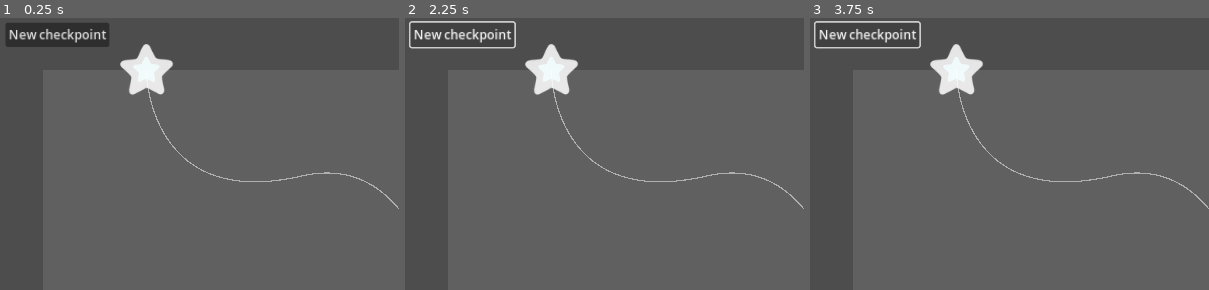
Above: before the commit, frames 1-3 (left to right).
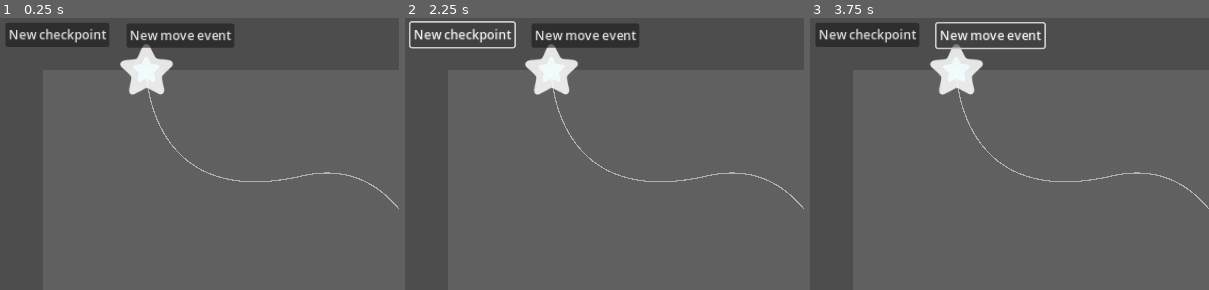
Above: after the commit, the same moments.

Repository: Punjidixie/Project-Prelude-Editor
Game: Godot game, scene res://main/main.tscn
Two runs of this game, one before a commit and one after it. Both use one fixed random seed, a clock stepped at 60 frames per second and the inputs below.
Inputs (mouse positions are % of the whole screen's width and height, from its top left):
- Up to frame 1 (0.25 s): no input
- Up to frame 2 (2.25 s): click (86, 8) at 0.52 s; type "12" at 0.6 s; click (86, 14) at 0.75 s; type "12" at 0.83 s; click "Move all" at 1.25 s; click "New checkpoint" at 2 s
- Up to frame 3 (3.75 s): click "New checkpoint" at 2.75 s; click "New checkpoint" (after the commit: "New move event") at 3.5 s
The pictures show only the part of the screen within x 0-50%, y 0-50%; the shares and areas given below are measured in that part.

The runs differ from the first frame. In frame 1, 2.0% of the frame differs, in the area x 31-59%, y 2-12%; in frame 2, 2.0%; in frame 3, 1.4%.
Error before the commit: Invalid call. Nonexistent function 'add_temporary_checkpoint' in base 'Nil'. (res://main/add_checkpoint_button.gd:9)
Error after the commit: Invalid call. Nonexistent function 'add_temporary_checkpoint' in base 'Nil'. (res://ui/add_checkpoint_button.gd:9)

Commit message:
support info box reordering

Diff:
--- /dev/null
+++ b/main/add_move_event_checkpoint.gd
@@ -0,0 +1,9 @@
+extends Button
+
+# Called when the node enters the scene tree for the first time.
+func _ready():
+	pressed.connect(on_pressed)
+
+func on_pressed():
+	var event = ScenePreloader.move_event.instantiate()
+	GlobalManager.selected_note.add_event(event)
--- a/main/main.tscn
+++ b/main/main.tscn
@@ -6,8 +6,8 @@
 [ext_resource type="Script" path="res://notes/note.gd" id="2_lkwxi"]
 [ext_resource type="Texture2D" uid="uid://pc1xdwlau3fa" path="res://assets/star.png" id="2_ypqv5"]
 [ext_resource type="PackedScene" uid="uid://6xa2kl78865d" path="res://notes/note_checkpoint.tscn" id="3_q76ka"]
+[ext_resource type="PackedScene" uid="uid://diyjao2akicpk" path="res://notes/note_events/move_event.tscn" id="5_fimjw"]
 [ext_resource type="Script" path="res://notes/note_events/appear_event.gd" id="5_s85vc"]
-[ext_resource type="Script" path="res://notes/note_events/move_event.gd" id="5_vyj42"]
 [ext_resource type="Script" path="res://notes/note_events/end_event.gd" id="6_klw7q"]
 [ext_resource type="LabelSettings" uid="uid://bxw6tca3riwts" path="res://text_resources/infobox_text.tres" id="9_hav3n"]
 [ext_resource type="Script" path="res://ui/top_info_box.gd" id="10_0fada"]
@@ -15,14 +15,8 @@
 [ext_resource type="Script" path="res://ui/time_text.gd" id="10_u0ths"]
 [ext_resource type="Script" path="res://ui/ui_controller.gd" id="14_bthse"]
 [ext_resource type="Script" path="res://ui/move_all_marker.gd" id="15_3rhpp"]
-[ext_resource type="Script" path="res://main/add_checkpoint_button.gd" id="16_ccpcj"]
-
-[sub_resource type="Curve2D" id="Curve2D_gaqnd"]
-bake_interval = 1.0
-_data = {
-"points": PackedVector2Array(0, 0, 0, 0, 20, 100, -30, -10, 30, 10, 50, 70, 0, 0, 0, 0, 80, 0)
-}
-point_count = 3
+[ext_resource type="Script" path="res://ui/add_checkpoint_button.gd" id="16_ccpcj"]
+[ext_resource type="Script" path="res://main/add_move_event_checkpoint.gd" id="17_8s8e5"]
 
 [sub_resource type="Curve2D" id="Curve2D_acccc"]
 _data = {
@@ -61,24 +55,16 @@
 [node name="AppearEvent" type="Node" parent="Notes/Note/NoteEvents" node_paths=PackedStringArray("start_checkpoint")]
 script = ExtResource("5_s85vc")
 start_checkpoint = NodePath("../../Checkpoints/StartCheckpoint")
-
-[node name="MoveEvent" type="Node" parent="Notes/Note/NoteEvents" node_paths=PackedStringArray("start_checkpoint", "destination_checkpoint", "visual_curve", "path_points")]
-script = ExtResource("5_vyj42")
-path = SubResource("Curve2D_gaqnd")
+event_name = "Appear Event"
+
+[node name="MoveEvent" parent="Notes/Note/NoteEvents" node_paths=PackedStringArray("start_checkpoint", "destination_checkpoint") instance=ExtResource("5_fimjw")]
 start_checkpoint = NodePath("../../Checkpoints/StartCheckpoint")
 destination_checkpoint = NodePath("../../Checkpoints/EndCheckpoint")
-visual_curve = NodePath("WorldLine")
-path_points = NodePath("PathPoints")
-start_time = 1.0
-
-[node name="WorldLine" type="Line2D" parent="Notes/Note/NoteEvents/MoveEvent"]
-
-[node name="PathPoints" type="Node" parent="Notes/Note/NoteEvents/MoveEvent"]
 
 [node name="EndEvent" type="Node" parent="Notes/Note/NoteEvents" node_paths=PackedStringArray("end_checkpoint")]
 script = ExtResource("6_klw7q")
 end_checkpoint = NodePath("../../Checkpoints/EndCheckpoint")
-event_type = 3
+event_name = "End Event"
 
 [node name="NoteBody" type="Node2D" parent="Notes/Note"]
 script = ExtResource("2_g6me1")
@@ -104,7 +90,7 @@
 grow_vertical = 2
 mouse_filter = 2
 
-[node name="NoteInfoUI" type="ScrollContainer" parent="CanvasLayer/Control" node_paths=PackedStringArray("checkpoint_container", "event_container", "top_info_box", "sample_note")]
+[node name="NoteInfoUI" type="ScrollContainer" parent="CanvasLayer/Control" node_paths=PackedStringArray("checkpoint_container", "event_container", "top_info_box")]
 layout_mode = 1
 anchors_preset = 11
 anchor_left = 1.0
@@ -119,7 +105,6 @@
 checkpoint_container = NodePath("NoteInfo/Checkpoints/VBoxContainer")
 event_container = NodePath("NoteInfo/Events/VBoxContainer")
 top_info_box = NodePath("NoteInfo/TopInfo/TopInfoBox")
-sample_note = NodePath("../../../Notes/Note")
 
 [node name="NoteInfo" type="VBoxContainer" parent="CanvasLayer/Control/NoteInfoUI"]
 layout_mode = 2
@@ -316,7 +301,7 @@
 text = "Move all"
 script = ExtResource("15_3rhpp")
 
-[node name="Button" type="Button" parent="CanvasLayer/Control"]
+[node name="NewCheckpoint" type="Button" parent="CanvasLayer/Control"]
 layout_mode = 1
 offset_left = 7.0
 offset_top = 6.0
@@ -325,6 +310,15 @@
 text = "New checkpoint"
 script = ExtResource("16_ccpcj")
 
+[node name="NewMoveEvent" type="Button" parent="CanvasLayer/Control"]
+layout_mode = 1
+offset_left = 162.0
+offset_top = 7.0
+offset_right = 295.0
+offset_bottom = 38.0
+text = "New move event"
+script = ExtResource("17_8s8e5")
+
 [connection signal="drag_ended" from="CanvasLayer/Control/TimeSlider" to="CanvasLayer/Control/TimeSlider" method="_on_drag_ended"]
 [connection signal="drag_started" from="CanvasLayer/Control/TimeSlider" to="CanvasLayer/Control/TimeSlider" method="_on_drag_started"]
 [connection signal="value_changed" from="CanvasLayer/Control/TimeSlider" to="CanvasLayer/Control/TimeSlider" method="_on_value_changed"]
--- a/notes/note.gd
+++ b/notes/note.gd
@@ -18,7 +18,6 @@
 func _ready():
 	SignalManager.on_time_auto_updated.connect(on_time_updated)
 	SignalManager.on_time_manual_updated.connect(on_time_updated)
-	SignalManager.move_all_by.connect(on_move_all)
 
 	initialize_connections()
 
@@ -32,8 +31,7 @@
 	# Checkpoints are only there to be used by events.
 	# Checkpoint changes will be picked up by events, and events will update accordingly then emit signals.
 	# checkpoint.on_checkpoint_updated.connect(on_checkpoint_updated)
-
-	checkpoint.on_checkpoint_clicked.connect(on_checkpoint_clicked)
+	checkpoint.note = self
 
 func connect_event(event: NoteEvent):
 	event.on_event_updated.connect(on_event_updated)
@@ -64,35 +62,54 @@
 	update()
 
 func on_checkpoint_clicked():
-	SignalManager.on_note_selected.emit(self) # Tell the UI manager to spawn UIs
-	GlobalManager.selected_note = self
+	if GlobalManager.selected_note != self:
+		SignalManager.on_note_selected.emit(self) # Tell the UI manager to spawn UIs
+		GlobalManager.selected_note = self
 
-# Called from the add checkpoint button. Provide a place for the checkpoint to rent.
-func add_temporary_checkpoint(checkpoint: NoteCheckpoint):
-	checkpoints_container.add_child(checkpoint)
-	checkpoint.go_creation_mode() # Can now go creation mode, as _ready() has been called over there.
-
-func add_checkpoint(checkpoint: NoteCheckpoint):
-	checkpoint.go_regular_mode()
-	name_all_checkpoints()
-	SignalManager.on_note_selected.emit(self) # Tell the UI manager to respawn UIs
-	connect_checkpoint(checkpoint)
-
-func on_move_all(amount: Vector2):
+# Called from a checkpoint when it moves
+func move_all(amount: Vector2):
 	var checkpoints = get_note_checkpoints()
 	var events = get_note_events()
 	for checkpoint: NoteCheckpoint in checkpoints: checkpoint.move_by(amount)
 	for event: NoteEvent in events: event.move_by(amount)
 	update()
 
+# Called from the add checkpoint button. Provide a place for the checkpoint to rent.
+func add_temporary_checkpoint(checkpoint: NoteCheckpoint):
+	connect_checkpoint(checkpoint)
+	checkpoints_container.add_child(checkpoint)
+	checkpoint.go_creation_mode() # Can now go creation mode, as _ready() has been called over there.
+
+func add_checkpoint(checkpoint: NoteCheckpoint):
+	checkpoint.go_regular_mode()
+
+	# Add info box
+	var new_info_box = checkpoint.get_and_initialize_info_box()
+	SignalManager.on_new_checkpoint_info_box_added.emit(new_info_box)
+
+	name_all_checkpoints() # Will emit reordering too
+
+func add_event(event: MoveEvent):
+	connect_event(event)
+	note_events_container.add_child(event)
+
+	# Add info box
+	var new_info_box = event.get_and_initialize_info_box()
+	SignalManager.on_new_event_info_box_added.emit(new_info_box)
+	SignalManager.on_event_info_boxes_need_reordering.emit()
+
+# Rename and reorder info boxes
 func name_all_checkpoints():
 	var checkpoints = get_note_checkpoints()
 	for i in range(checkpoints.size()):
 		var checkpoint: NoteCheckpoint = checkpoints[i]
 		if checkpoint.checkpoint_name != "Start" and checkpoint.checkpoint_name != "End":
-			checkpoint.checkpoint_name = "Checkpoint %s" % i
-			print(checkpoint.checkpoint_name)
+			checkpoint.rename("Checkpoint %s" % i) # Will emit the info box update signal too
 
+	# Emit here rather than from the info boxes so it gets emitted only once.
+	SignalManager.on_checkpoint_info_boxes_need_reordering.emit()
+
+### UTILITY FUNCTIONS BELOW ###
 
 func get_event_at_time(time: float):
 	var local_time = time - start_time
--- a/notes/note_checkpoint.gd
+++ b/notes/note_checkpoint.gd
@@ -14,6 +14,7 @@
 
 signal on_checkpoint_clicked()
 
+
 # Local time
 @export var target_time : float
 @export var checkpoint_name : String
@@ -23,6 +24,8 @@
 var following_mouse = false
 var mouse_in = false # to be able to start following mouse
 var drag_position : Vector2
+
+var note: Note
 
 func _ready():
 	super._ready()
@@ -35,12 +38,12 @@
 
 	go_regular_mode()
 
-# Creation mode: following mouse waiting for being added to the note
+# Creation mode: following the cursor, waiting to be added to the note
 func go_creation_mode():
 	drag_detector.process_mode = Node.PROCESS_MODE_DISABLED
 	mouse_follower.process_mode = Node.PROCESS_MODE_INHERIT
 
-# Regular mode: editor
+# Regular mode: editor, ready to be dragged
 func go_regular_mode():
 	drag_detector.process_mode = Node.PROCESS_MODE_INHERIT
 	mouse_follower.process_mode = Node.PROCESS_MODE_DISABLED
@@ -54,51 +57,59 @@
 # Change 1 : Called from info box when it changes
 func load_info_from_info_box(info_box : CheckpointInfoBox) -> void:
 	var new_play_position = Vector2(float(info_box.x_input_box.text), float(info_box.y_input_box.text))
-	set_play_position(new_play_position)
+	var delta_play_position = new_play_position - play_position
+	var time = float(info_box.time_input_box.text) # Cache here first, because move_all will change it
 
-	target_time = float(info_box.time_input_box.text)
-	on_checkpoint_updated.emit()
+	# Dealing with position
+	if GlobalManager.move_all == true:
+		# Move everything
+		note.move_all(delta_play_position)
+	else:
+		# Move self
+		set_play_position(play_position + delta_play_position)
+
+	target_time = time
+	note.name_all_checkpoints() # Because the time order might have changed.
+	on_checkpoint_updated.emit() # Required for !move_all. For move_all, time and name might have changed anyway.
 
 # Change 2 : Called from being dragged from its sprite
 func on_dragged(amount: Vector2):
+	var delta_play_position = PlayAreaUtils.get_delta_play_position(amount)
 	if GlobalManager.move_all == true:
-		# Move self, then tell the note to move everything except self by the same amount
-		#set_world_position(position + amount)
-		SignalManager.move_all_by.emit(PlayAreaUtils.get_delta_play_position(amount))
+		# Move everything
+		note.move_all(delta_play_position)
 	else:
 		# Move self and tell related events
-		set_world_position(position + amount)
+		set_play_position(play_position + delta_play_position)
 		on_checkpoint_updated.emit()
+		on_checkpoint_ui_needs_update.emit()
 
+# Called from note.move_all() when another checkpoint changes (and move_all is active)
+func move_by(delta_position: Vector2) -> void:
+	set_play_position(play_position + delta_position)
+	# No need to emit checkpoint_updated. Connected events will move by the same amount.
 	on_checkpoint_ui_needs_update.emit()
 
-# Change 3 : Called from note when note UI changes (only end checkpoints)
+# Change 3 : Called from note when note's top UI changes (only end checkpoints)
 func load_time_from_note(new_time: float) -> void:
 	target_time = new_time
 	on_checkpoint_updated.emit()
 	on_checkpoint_ui_needs_update.emit()
 
-# Change 4: Called from note when another checkpoint changes (and move_all is active)
-func move_by(delta_position: Vector2) -> void:
-	set_play_position(play_position + delta_position)
-
-	# No need to emit checkpoint_updated. Connected events will move by the same amount.
-	on_checkpoint_ui_needs_update.emit()
-
-# Change 5: Called from mouse follower.
+# Change 4: Called from mouse follower.
 func waiting_move_by(amount: Vector2) -> void:
 	set_world_position(position + amount)
 
 func rename(new_name: String) -> void:
 	checkpoint_name = new_name
-	#on_checkpoint_updated.emit() # Names are significant too
+	on_checkpoint_ui_needs_update.emit() # UI needs to know about the name change.
 
 # Connected to the drag detector
 func on_clicked():
-	on_checkpoint_clicked.emit()
+	note.on_checkpoint_clicked()
 
 func on_creation_confirmed():
-	GlobalManager.selected_note.add_checkpoint(self)
+	note.add_checkpoint(self)
 	go_regular_mode()
 
 func on_creation_cancelled():
--- a/notes/note_events/appear_event.gd
+++ b/notes/note_events/appear_event.gd
@@ -16,6 +16,7 @@
 	info_box.initialize(self)
 	return info_box
 
+# Unused. AppearEventInfoBox is not editable.
 func load_info_from_info_box(info_box: EventInfoBox):
 	var appear_info_box := info_box as AppearEventInfoBox
 	start_time = float(appear_info_box.time_label.text)
--- a/notes/note_events/end_event.gd
+++ b/notes/note_events/end_event.gd
@@ -16,6 +16,7 @@
 	info_box.initialize(self)
 	return info_box
 
+# Unused. EndEventInfoBox is not editable.
 func load_info_from_info_box(info_box: EventInfoBox):
 	var end_info_box := info_box as EndEventInfoBox
 	start_time = float(end_info_box.time_label.text)
--- a/notes/note_events/move_event.gd
+++ b/notes/note_events/move_event.gd
@@ -85,10 +85,12 @@
 	redraw_curve()
 
 func connect_start_checkpoint():
-	start_checkpoint.on_checkpoint_updated.connect(on_start_checkpoint_updated)
+	if is_instance_valid(start_checkpoint):
+		start_checkpoint.on_checkpoint_updated.connect(on_start_checkpoint_updated)
 
 func connect_destination_checkpoint():
-	destination_checkpoint.on_checkpoint_updated.connect(on_destination_checkpoint_updated)
+	if is_instance_valid(destination_checkpoint):
+		destination_checkpoint.on_checkpoint_updated.connect(on_destination_checkpoint_updated)
 
 func disconnect_start_checkpoint():
 	start_checkpoint.on_checkpoint_updated.disconnect(on_start_checkpoint_updated)
--- /dev/null
+++ b/notes/note_events/move_event.tscn
@@ -0,0 +1,23 @@
+[gd_scene load_steps=3 format=3 uid="uid://diyjao2akicpk"]
+
+[ext_resource type="Script" path="res://notes/note_events/move_event.gd" id="1_m5eqg"]
+
+[sub_resource type="Curve2D" id="Curve2D_meiol"]
+resource_local_to_scene = true
+bake_interval = 1.0
+_data = {
+"points": PackedVector2Array(0, 0, 0, 0, 20, 100, -30, -10, 30, 10, 50, 70, 0, 0, 0, 0, 80, 0)
+}
+point_count = 3
+
+[node name="MoveEvent" type="Node" node_paths=PackedStringArray("visual_curve", "path_points")]
+script = ExtResource("1_m5eqg")
+path = SubResource("Curve2D_meiol")
+visual_curve = NodePath("WorldLine")
+path_points = NodePath("PathPoints")
+start_time = 1.0
+event_name = "Move Event"
+
+[node name="WorldLine" type="Line2D" parent="."]
+
+[node name="PathPoints" type="Node" parent="."]
--- a/notes/note_events/note_event.gd
+++ b/notes/note_events/note_event.gd
@@ -2,11 +2,11 @@
 
 class_name NoteEvent
 
-enum EVENT_TYPE { MOVE, APPEAR, FINAL_MOVE, END }
+
 
 # Local time
-@export var start_time : float
-@export var event_type = EVENT_TYPE.APPEAR
+@export var start_time: float
+@export var event_name: String
 
 signal on_event_updated(e: NoteEvent)
 signal on_event_ui_needs_update()
--- a/singletons/godot_utils.gd
+++ b/singletons/godot_utils.gd
@@ -4,3 +4,9 @@
 	for child in node.get_children():
 		node.remove_child(child)
 		child.queue_free
+
+func sort_children(node: Node, sorting_func: Callable):
+	var children = node.get_children()
+	children.sort_custom(sorting_func)
+	for child in children: node.remove_child(child)
+	for child in children: node.add_child(child)
--- a/singletons/scene_preloader.gd
+++ b/singletons/scene_preloader.gd
@@ -9,4 +9,5 @@
 const end_event_info_box = preload("res://ui/event_info_boxes/end_event_info_box.tscn")
 
 const note_checkpoint = preload("res://notes/note_checkpoint.tscn")
+const move_event = preload("res://notes/note_events/move_event.tscn")
 const path_point = preload("res://notes/note_events/path_points/path_point.tscn")
--- a/singletons/signal_manager.gd
+++ b/singletons/signal_manager.gd
@@ -8,6 +8,10 @@
 signal on_pause_button_pressed()
 
 signal on_note_selected(note: Note)
+
+signal on_new_checkpoint_info_box_added(info_box: CheckpointInfoBox)
+signal on_checkpoint_info_boxes_need_reordering()
+signal on_new_event_info_box_added(info_box: EventInfoBox)
+signal on_event_info_boxes_need_reordering()
+
 signal on_top_ui_needs_update()
-
-signal move_all_by(amount: Vector2)
--- a/singletons/sorting_functions.gd
+++ b/singletons/sorting_functions.gd
@@ -1,7 +1,18 @@
 extends Node
 
-func compare_note_checkpoints(a, b):
-		return a.target_time < b.target_time
+func compare_note_checkpoints(a: NoteCheckpoint, b: NoteCheckpoint):
+	if a.target_time == b.target_time:
+		if a.checkpoint_name == "Start": return true
+		elif a.checkpoint_name == "End": return false
+		else: return false
 
-func compare_note_events(a, b):
-		return a.start_time < b.start_time
+	return a.target_time < b.target_time
+
+func compare_note_events(a: NoteEvent, b: NoteEvent):
+	return a.start_time < b.start_time
+
+func compare_note_checkpoint_info_boxes(a: CheckpointInfoBox, b: CheckpointInfoBox):
+	return compare_note_checkpoints(a.checkpoint, b.checkpoint)
+
+func compare_note_event_info_boxes(a: EventInfoBox, b: EventInfoBox):
+	return compare_note_events(a.event, b.event)
--- a/ui/event_info_boxes/appear_event_info_box.gd
+++ b/ui/event_info_boxes/appear_event_info_box.gd
@@ -8,3 +8,4 @@
 	super.update()
 	var appear_event := event as AppearEvent
 	time_label.text = str(appear_event.start_time)
+	SignalManager.on_event_info_boxes_need_reordering.emit()
--- a/ui/event_info_boxes/end_event_info_box.gd
+++ b/ui/event_info_boxes/end_event_info_box.gd
@@ -8,3 +8,4 @@
 	super.update()
 	var end_event := event as EndEvent
 	time_label.text = str(end_event.start_time)
+	SignalManager.on_event_info_boxes_need_reordering.emit()
--- a/ui/event_info_boxes/event_info_box.gd
+++ b/ui/event_info_boxes/event_info_box.gd
@@ -14,7 +14,7 @@
 
 # Load data from the event. Override this in inherited classes.
 func update():
-	event_name_label.text = event.name
+	event_name_label.text = event.event_name
 
 # Called when the manual changes to the info box are made.
 # Call this in inherited classes.
--- a/ui/event_info_boxes/move_event_info_box.gd
+++ b/ui/event_info_boxes/move_event_info_box.gd
@@ -19,6 +19,7 @@
 func on_time_input_box_updated(new_string: String):
 	if new_string.is_valid_float():
 		load_info_to_checkpoint()
+		SignalManager.on_event_info_boxes_need_reordering.emit()
 	else:
 		update() # Reset text box
 
--- a/ui/ui_controller.gd
+++ b/ui/ui_controller.gd
@@ -5,11 +5,13 @@
 @export var top_info_box : TopInfoBox
 @export var time_input_box : LineEdit
 
-@export var sample_note : Note
 
 func _process(delta):
 	SignalManager.on_note_selected.connect(populate_note_ui)
-
+	SignalManager.on_checkpoint_info_boxes_need_reordering.connect(reorder_checkpoint_info_boxes)
+	SignalManager.on_event_info_boxes_need_reordering.connect(reorder_event_info_boxes)
+	SignalManager.on_new_checkpoint_info_box_added.connect(add_checkpoint_info_box)
+	SignalManager.on_new_event_info_box_added.connect(add_event_info_box)
 
 func populate_note_ui(note: Note) -> void:
 	# Clean up
@@ -30,6 +32,18 @@
 	for info_box in event_info_boxes:
 		event_container.add_child(info_box)
 
+func reorder_checkpoint_info_boxes():
+	GodotUtils.sort_children(checkpoint_container, SortingFunctions.compare_note_checkpoint_info_boxes)
+
+func reorder_event_info_boxes():
+	GodotUtils.sort_children(event_container, SortingFunctions.compare_note_event_info_boxes)
+
+func add_checkpoint_info_box(info_box: CheckpointInfoBox):
+	checkpoint_container.add_child(info_box)
+
+func add_event_info_box(info_box: EventInfoBox):
+	event_container.add_child(info_box)
+
 func clear_note_ui() -> void:
 	GodotUtils.delete_all_children(checkpoint_container)
 	GodotUtils.delete_all_children(event_container)
Renamed: main/add_checkpoint_button.gd -> ui/add_checkpoint_button.gd
